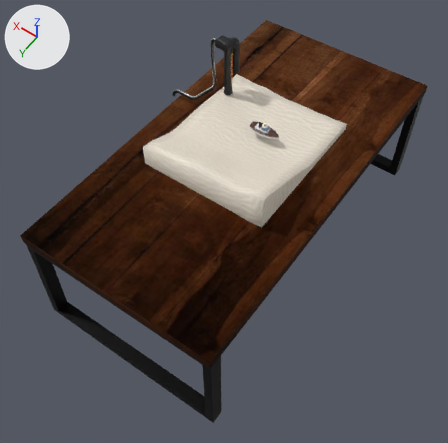
A saved change to the Blender file assets/blender_water_simulation.blend.
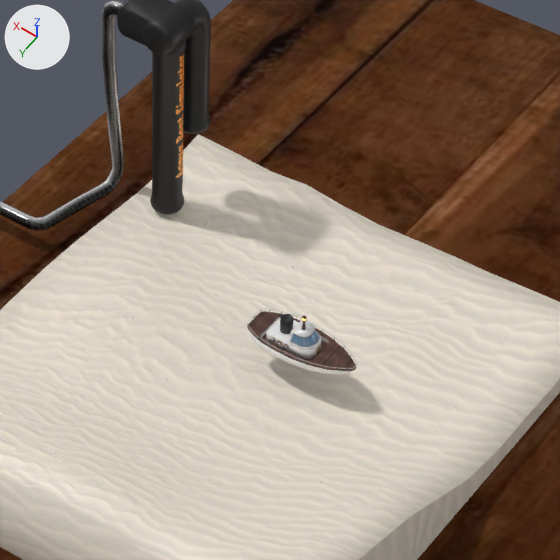
Each version appears first whole from a 50 mm lens placed at (-34.1, 57.7, 68.7), pointed at (2.2, 6.8, -11.3), and next in a close-up on the part from 41% to 74% of the width and 9% to 42% of the height. The lights are fixed; the arrows at upper left show +X, +Y and +Z.

Objects in the first close-up: 'Aquarium Pump', 'Pipe', 'Sand', 'Ship', 'Table'.
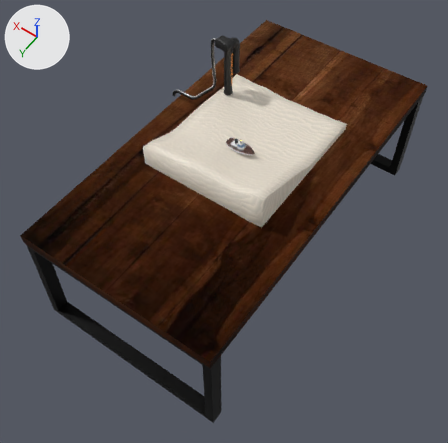
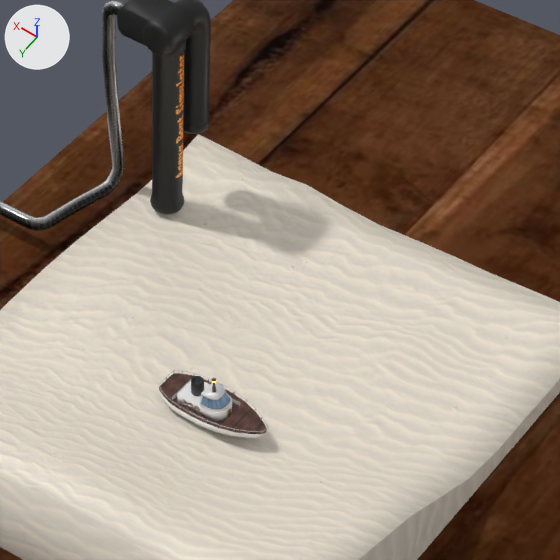
Where the change shows, as pixel boxes [x1, y1, x2, y2] in the close-ups (560 x 560 px):
'Ship', moved, turned
    before: [247, 311, 356, 375]
    after: [159, 373, 267, 438]
'Grid', moved, turned
    before: [247, 309, 358, 370]
    after: [159, 370, 268, 434]

What changed in the scene script:
```text
Change ob_ship:
    ob_ship.location: (1.82, -2.98, 1.1) -> (3.1, 1.58, 0.43)
    ob_ship.rotation_euler: (0.00111, -0.0336, -1.583) -> (-0.0197, -0.0214, -1.603)  # degrees (0.1, -1.9, -91) -> degrees (-1.1, -1.2, -92)
```
